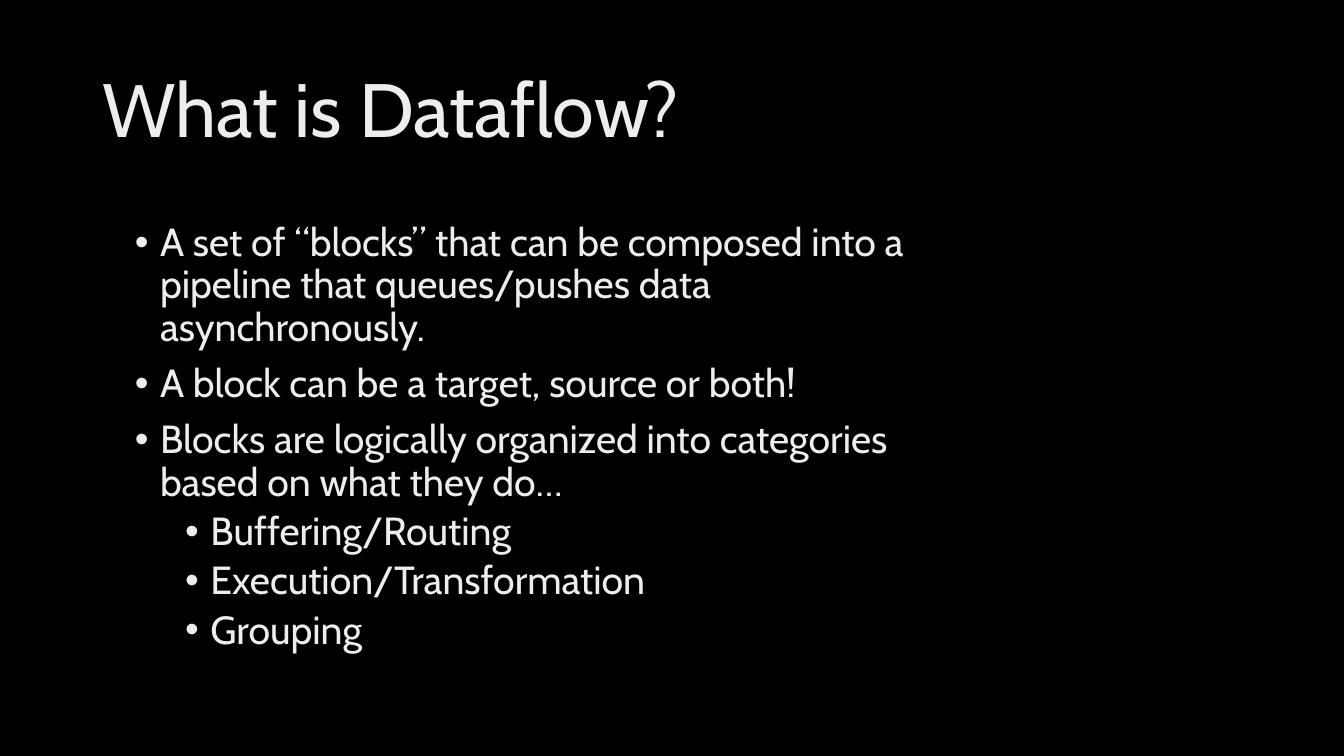
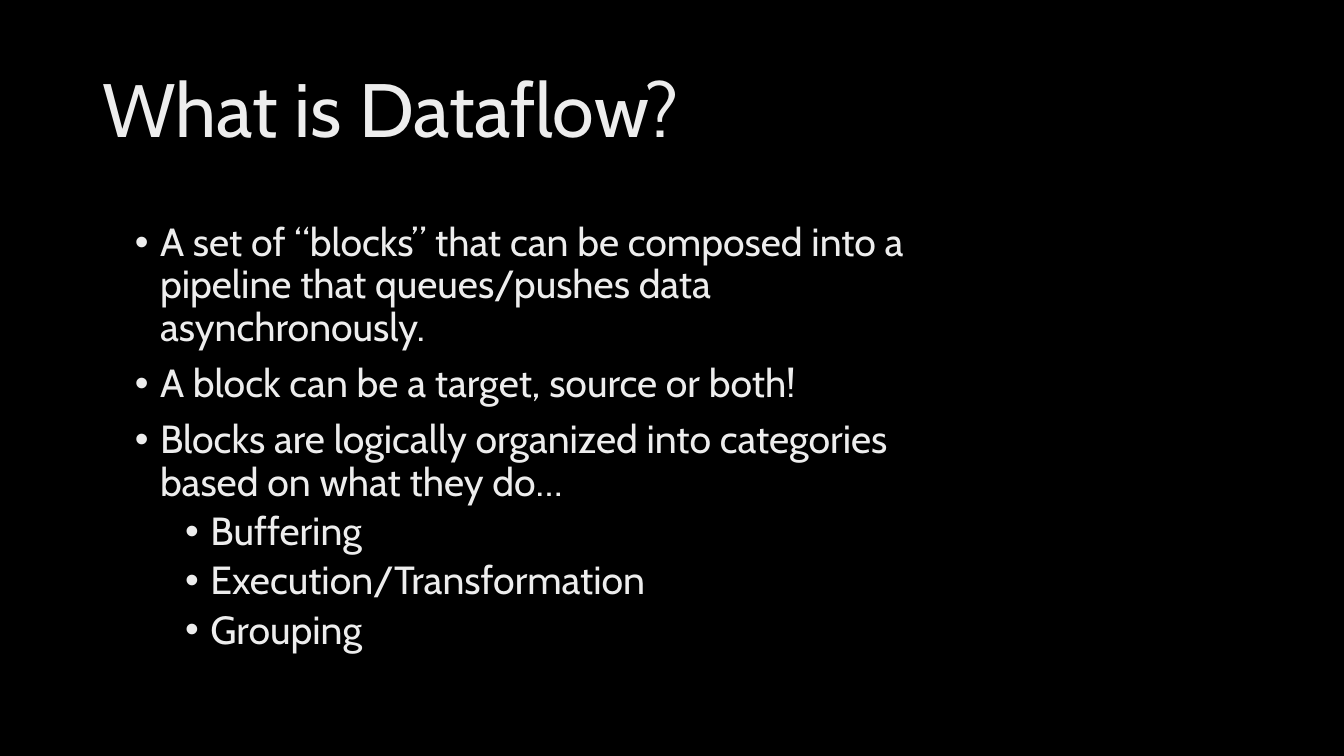
Before and after one commit to taskmatics/code-camp-x-tpl-dataflow, a slide deck: slide 7 of Composing Asynchronous Operations.pptx. Drawn at 1344x756 pixels with LibreOffice and Linux fonts; fonts in the diff are those of the drawing; background and template pictures are left out. Boxes give left, top, right and bottom in pixels: in the first picture for what was removed or moved away, otherwise in the second. Text is boxed around its words. In the diff, an @@ line names an element or a change of style, - is before the commit and + after.

```diff
--- a/Composing Asynchronous Operations.pptx
+++ b/Composing Asynchronous Operations.pptx
@@ text at [210,515,362,555]: text changed @@
-  • Buffering/Routing
+  • Buffering
```
Also in this commit, not shown: 1 other slide changed.
